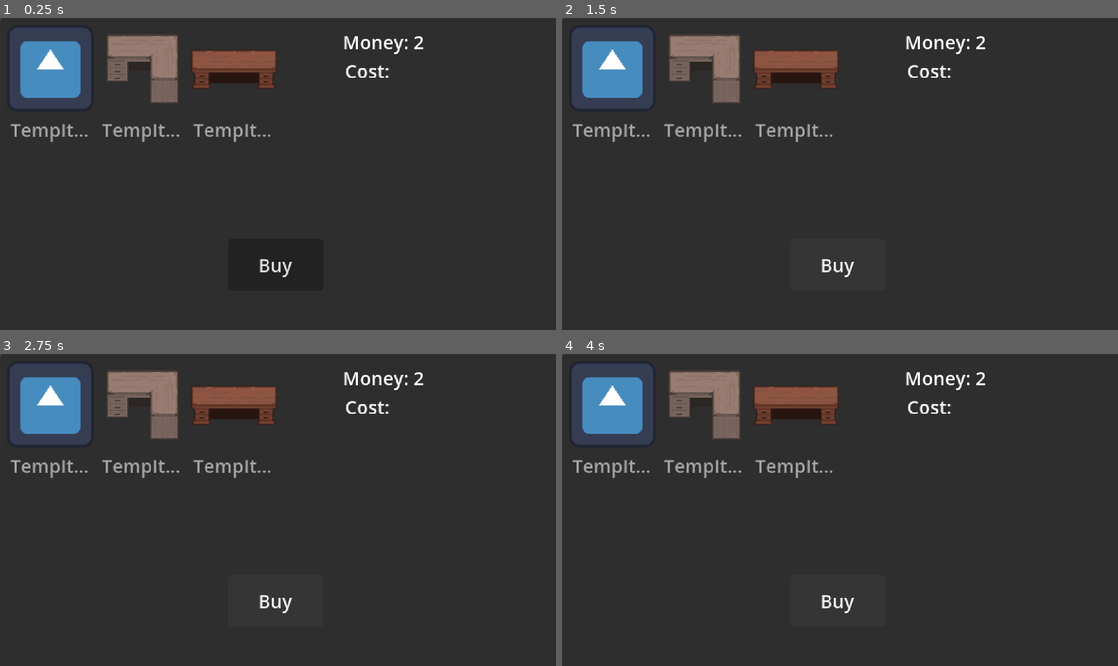
Above: before the commit, frames 1-4 (two rows, left to right).
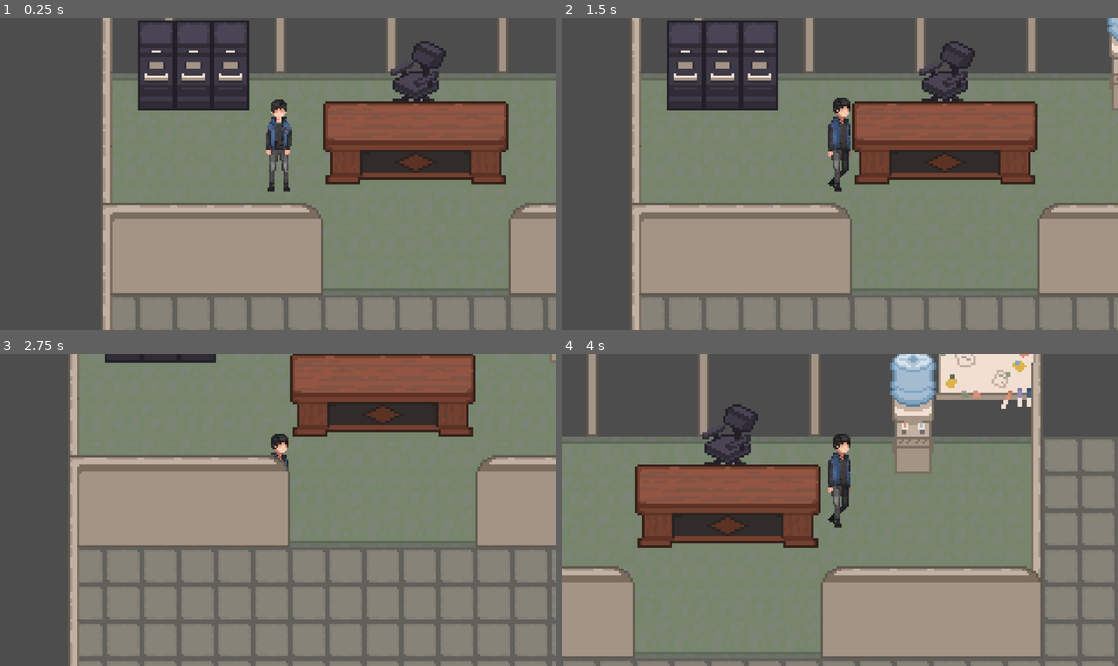
Above: after the commit, the same moments.

Repository: dh2650-overworked/Overworked
Game: Godot game, scene res://scenes/levels/office.tscn
Same seed, same stepped clock (60 frames per second), same inputs: the game is played once before the commit and once after it. Before the commit the project starts from res://scenes/shop/shop.tscn.
Inputs (mouse positions are in pixels of both pictures, inside the frame that each line leads up to):
- Up to frame 1 (0.25 s): no input
- Up to frame 2 (1.5 s): click (840, 264) at 0.5 s, where only the run before the commit has a clickable "Buy"; tap Enter at 1.25 s; hold D (move_right) from 1.28 s (still down); tap R at 1.35 s
- Up to frame 3 (2.75 s): release D (move_right) at 2.03 s; hold S (move_back) from 2.03 s (still down); tap F at 2.1 s
- Up to frame 4 (4 s): release S (move_back) at 2.78 s; hold D (move_right) 2.78-3.53 s; tap T at 2.85 s; hold W (move_forward) from 3.53 s (still down); tap R at 3.6 s

The runs differ from the first frame. In frame 1, 93% of the frame differs, in the area x 0-100%, y 0-100%; in frame 2, 93%; in frame 3, 96%; in frame 4, 95%.

Commit message:
Resolve merge conflicts

Diff:
--- a/assets/tiles/office_tileset.tres
+++ b/assets/tiles/office_tileset.tres
@@ -1,7 +1,6 @@
 [gd_resource type="TileSet" format=3 uid="uid://clo05kct0c6bm"]
 
 [ext_resource type="Texture2D" uid="uid://c43bm5qgo7ym5" path="res://assets/tiles/all_assets.png" id="1_8yxuc"]
-[ext_resource type="Texture2D" uid="uid://bi0kdije15b40" path="res://assets/tiles/tiles.png" id="2_krvsx"]
 
 [sub_resource type="TileSetAtlasSource" id="TileSetAtlasSource_td2qb"]
 resource_name = "decor"
@@ -151,10 +150,10 @@
 24:5/0 = 0
 22:5/size_in_atlas = Vector2i(2, 2)
 22:5/0 = 0
-22:5/0/texture_origin = Vector2i(0, 4)
+22:5/0/texture_origin = Vector2i(0, 7)
 20:5/size_in_atlas = Vector2i(2, 2)
 20:5/0 = 0
-20:5/0/texture_origin = Vector2i(0, 1)
+20:5/0/texture_origin = Vector2i(0, 4)
 22:7/size_in_atlas = Vector2i(2, 2)
 22:7/0 = 0
 22:7/0/texture_origin = Vector2i(0, -3)
@@ -189,36 +188,7 @@
 0:0/0/texture_origin = Vector2i(0, 16)
 0:0/0/physics_layer_0/polygon_0/points = PackedVector2Array(-16, 8, 16, 8, 16, -8, -16, -8)
 
-[sub_resource type="TileSetAtlasSource" id="TileSetAtlasSource_rmur3"]
-resource_name = "tiles"
-texture = ExtResource("2_krvsx")
-0:0/0 = 0
-1:0/0 = 0
-2:0/0 = 0
-3:0/0 = 0
-4:0/0 = 0
-0:1/0 = 0
-1:1/0 = 0
-2:1/0 = 0
-3:1/0 = 0
-4:1/0 = 0
-0:2/0 = 0
-1:2/0 = 0
-2:2/0 = 0
-3:2/0 = 0
-4:2/0 = 0
-0:3/0 = 0
-1:3/0 = 0
-4:3/0 = 0
-0:4/0 = 0
-1:4/0 = 0
-4:4/0 = 0
-0:5/0 = 0
-1:5/0 = 0
-4:5/0 = 0
-
 [resource]
 uv_clipping = true
 physics_layer_0/collision_layer = 1
 sources/0 = SubResource("TileSetAtlasSource_td2qb")
-sources/1 = SubResource("TileSetAtlasSource_rmur3")
--- a/project.godot
+++ b/project.godot
@@ -11,7 +11,7 @@
 [application]
 
 config/name="Overwork"
-run/main_scene="uid://dcq76hu121lnu"
+run/main_scene="uid://2hisqf0xy7uj"
 config/features=PackedStringArray("4.6", "Forward Plus")
 config/icon="res://icon.svg"
 
Not shown: 1 places in scenes/levels/office.tscn that only renumber resources
